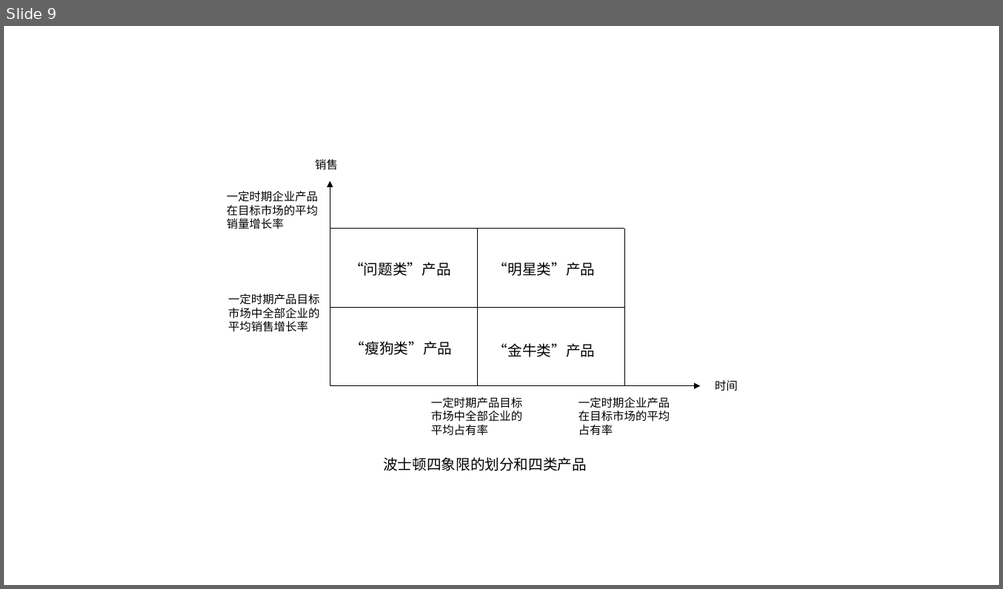
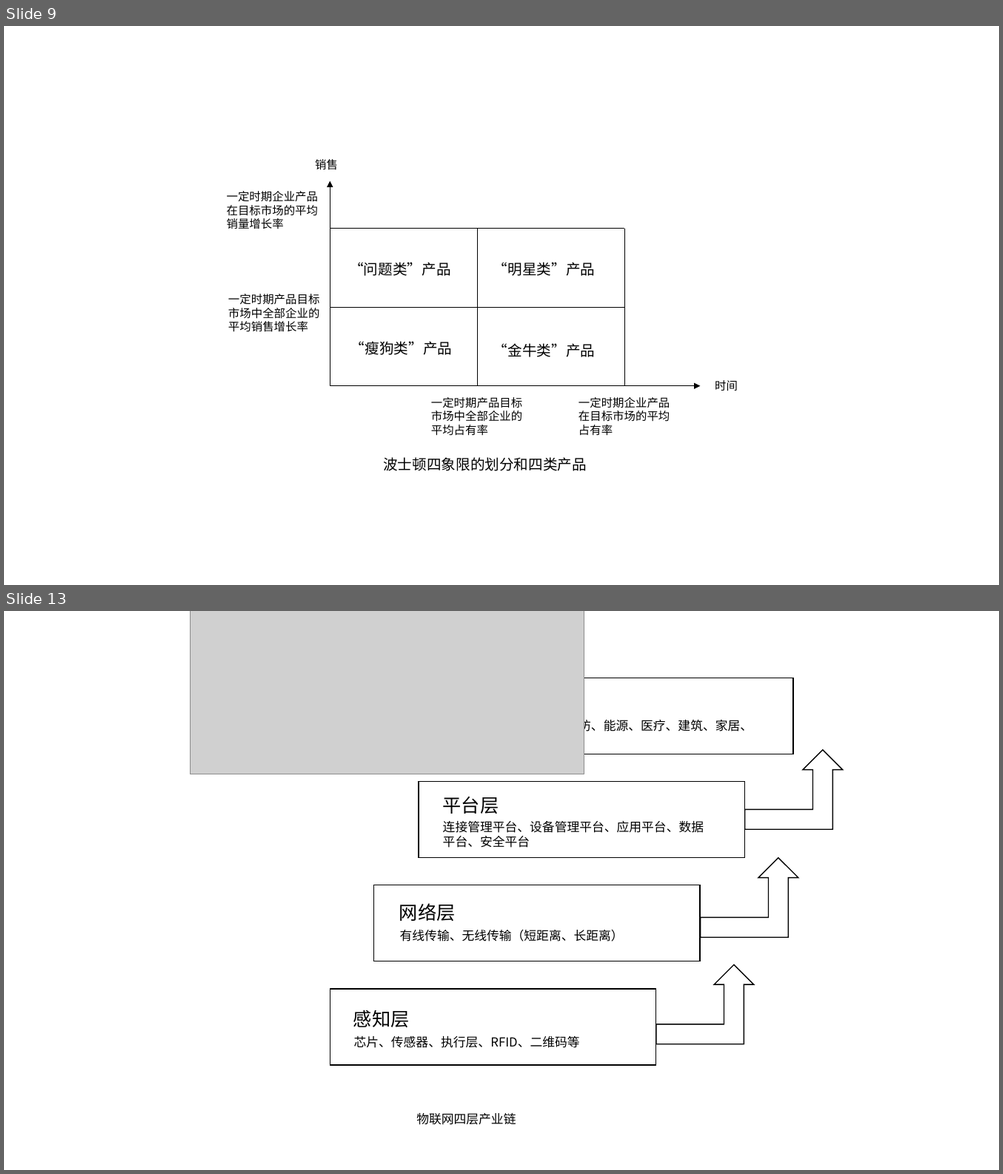
Before and after one commit to MarioYoung/lunwen, a slide deck: 图例集合.pptx. Shown one above the other, each under a label of ours: slide 9 before the commit, slides 9 and 13 after it; the slides between them are not shown. The pictures are 1003x589 and 1003x1174 pixels, drawn with LibreOffice and Linux fonts; fonts in the diff are those of the drawing; grey boxes stand for pictures. Boxes give left, top, right and bottom in pixels: in the first picture for what was removed or moved away, otherwise in the second. Text is boxed around its words. In the diff, an @@ line names an element or a change of style, - is before the commit and + after.

```diff
--- a/图例集合.pptx
+++ b/图例集合.pptx
@@ slide 13 added at (x1=4, y1=611, x2=999, y2=1170), background #FFFFFF @@
@@ picture added at (x1=190, y1=611, x2=583, y2=775) @@
@@ rectangle added at (x1=466, y1=678, x2=793, y2=755), outline #000000 1 pt @@
@@ text added at (x1=492, y1=718, x2=752, y2=734), 12 pt, text #000000 @@
+物流、交通、安防、能源、医疗、建筑、家居、零售、农业
@@ bent up arrow added at (x1=745, y1=750, x2=842, y2=829), outline #000000 1 pt @@
@@ rectangle added at (x1=419, y1=782, x2=745, y2=858), outline #000000 1 pt @@
@@ text added at (x1=443, y1=797, x2=499, y2=814), 18 pt, text #000000 @@
+平台层
@@ text added at (x1=443, y1=821, x2=703, y2=848), 12 pt, text #000000 @@
+连接管理平台、设备管理平台、应用平台、数据平台、安全平台
@@ bent up arrow added at (x1=700, y1=858, x2=798, y2=938), outline #000000 1 pt @@
@@ rectangle added at (x1=373, y1=886, x2=700, y2=962), outline #000000 1 pt @@
@@ text added at (x1=399, y1=903, x2=455, y2=921), 18 pt, text #000000 @@
+网络层
@@ text added at (x1=400, y1=929, x2=623, y2=942), 12 pt, text #000000 @@
+有线传输、无线传输（短距离、长距离）
@@ bent up arrow added at (x1=656, y1=965, x2=754, y2=1045), outline #000000 1 pt @@
@@ rectangle added at (x1=330, y1=989, x2=656, y2=1065), outline #000000 1 pt @@
@@ text added at (x1=353, y1=1010, x2=410, y2=1028), 18 pt, text #000000 @@
+感知层
@@ text added at (x1=354, y1=1037, x2=580, y2=1048), 12 pt, text #000000 @@
+芯片、传感器、执行层、RFID、二维码等
@@ text added at (x1=416, y1=1113, x2=515, y2=1125), 12 pt, text #000000 @@
+物联网四层产业链
```
Also in this commit, not shown: 12 other slides added, 2 other files.
